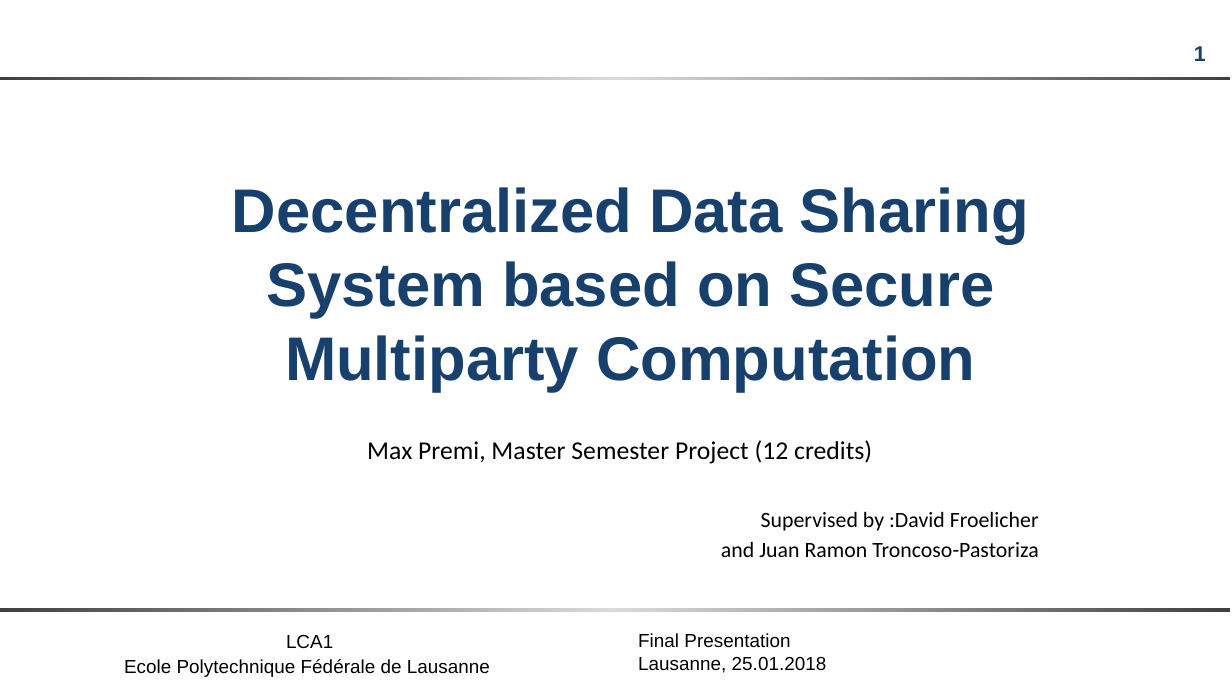
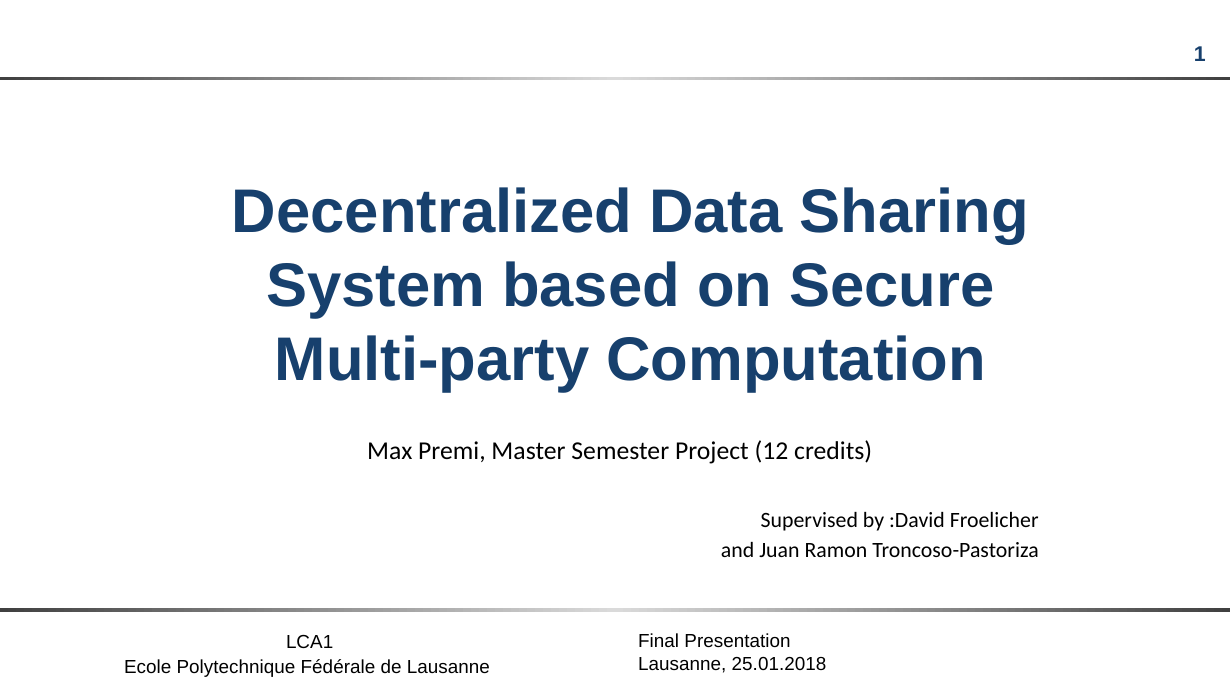
Before and after one commit to maxpr/MasterProjectDocuments, a slide deck: slide 1 of doc/FinalPresentation.pptx. Drawn at 1232x693 pixels with LibreOffice and Linux fonts; fonts in the diff are those of the drawing; background and template pictures are left out. Boxes give left, top, right and bottom in pixels: in the first picture for what was removed or moved away, otherwise in the second. Text is boxed around its words. In the diff, an @@ line names an element or a change of style, - is before the commit and + after.

```diff
--- a/doc/FinalPresentation.pptx
+++ b/doc/FinalPresentation.pptx
@@ title at box(266, 187, 1029, 391): text changed @@
-Decentralized Data Sharing System based on Secure Multiparty Computation
+Decentralized Data Sharing System based on Secure Multi-party Computation
```
Also in this commit, not shown: 13 other slides changed, 4 slides added, 3 slides removed, 10 other files.
